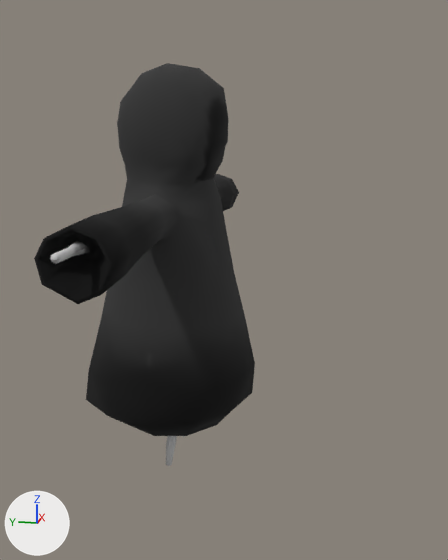
A saved change to the FBX model Assets/Models/Reaper/grim-reaper.fbx.
Both versions are drawn from a 50 mm lens placed at (-2.65, -0.76, 1.54), pointed at (-0.02, -0.24, 0.88). The lights are fixed; the arrows at lower left show +X, +Y and +Z. The older version comes first. Where no turn or scale is listed for an object, it has been applied to the vertices.
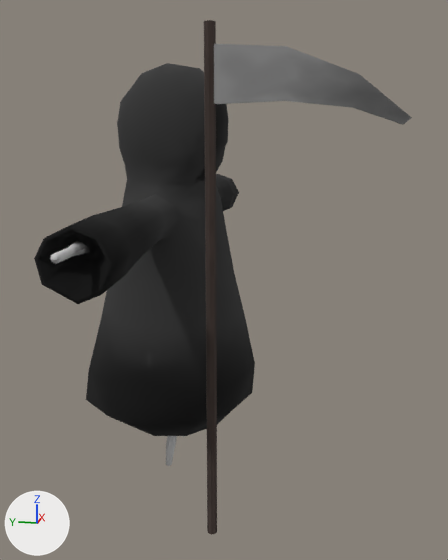
What changed in the scene script:
```text
Add img_scythe_albedo_png:
    img_scythe_albedo_png = load_image('scythe-albedo.png', 'scythe-albedo.png', 128, 128, 'sRGB')
Add img_handle_albedo_png:
    img_handle_albedo_png = load_image('handle-albedo.png', 'handle-albedo.png', 128, 128, 'sRGB')
Add mat_scythe:
    mat_scythe = principled_material('Scythe')
    mat_scythe.texture = img_scythe_albedo_png  # with its transparency
    mat_scythe.metallic = 0.609
    mat_scythe.roughness = 1.0
Add mat_handle:
    mat_handle = principled_material('Handle')
    mat_handle.texture = img_handle_albedo_png  # with its transparency
    mat_handle.roughness = 1.0
Add me_cylinder_001:
    me_cylinder_001.from_pydata(...)  # 34 vertices, 30 faces; spans x -0.02..0.02, y -0.52..0.15, z -1.16..0.71
    # faces by material slot: [16, 14]
    me_cylinder_001.materials.append(mat_handle)  # picture img_handle_albedo_png
    me_cylinder_001.materials.append(mat_scythe)  # picture img_scythe_albedo_png
Add ob_handle:
    ob_handle = bpy.data.objects.new('Handle', me_cylinder_001)
    ob_handle.location = (-0.573, -0.429, 1.156)
```

Boxes [x1, y1, x2, y2] around the edits, measured in the pictures (448 x 560 px):
'Handle', added
    after: [204, 20, 412, 534]
    faces in mat_scythe (picture img_scythe_albedo_png): [214, 44, 412, 125]
    faces in mat_handle (picture img_handle_albedo_png): [204, 20, 217, 534]
